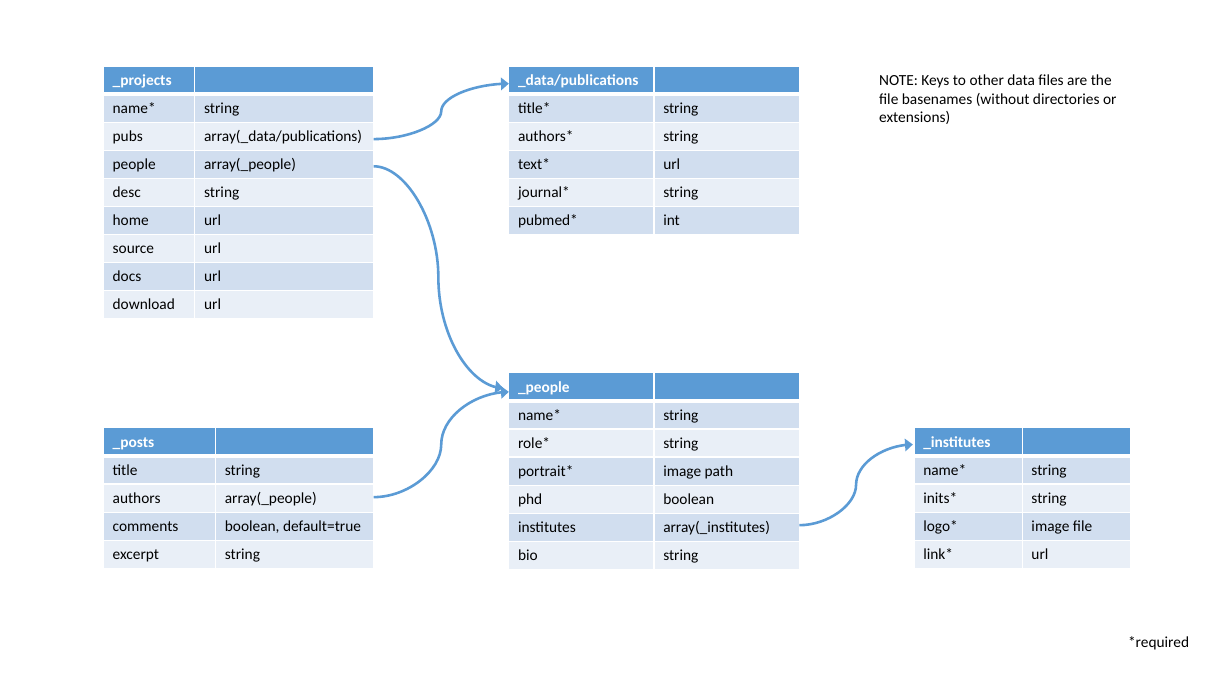
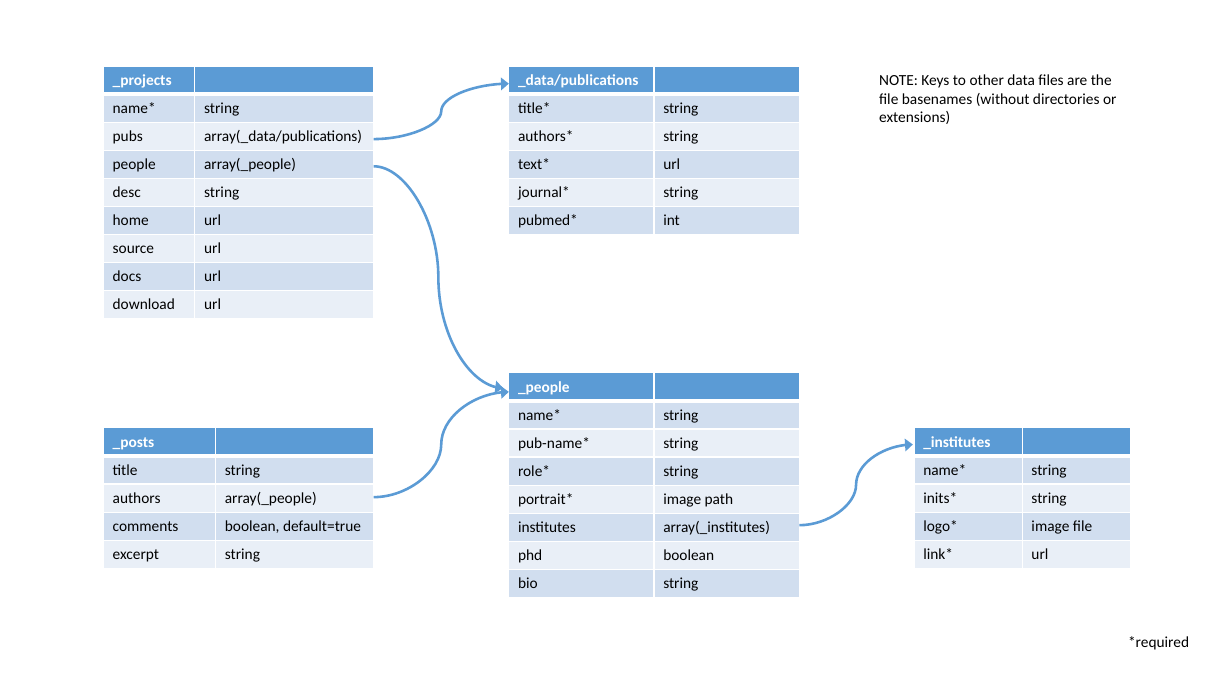
Before and after one commit to GenomeInformatics/genomeinformatics.github.io, a slide deck: slide 1 of schema.pptx. Drawn at 1232x693 pixels with LibreOffice and Linux fonts; fonts in the diff are those of the drawing. Boxes give left, top, right and bottom in pixels: in the first picture for what was removed or moved away, otherwise in the second. Text is boxed around its words. In the diff, an @@ line names an element or a change of style, - is before the commit and + after.

```diff
--- a/schema.pptx
+++ b/schema.pptx
@@ table at bbox=[509, 373, 799, 595] @@
+row 3: pub-name* | string
+row 6: institutes | array(_institutes)
-row 6: institutes | array(_institutes)
```
Also in this commit, not shown: 4 other files.
